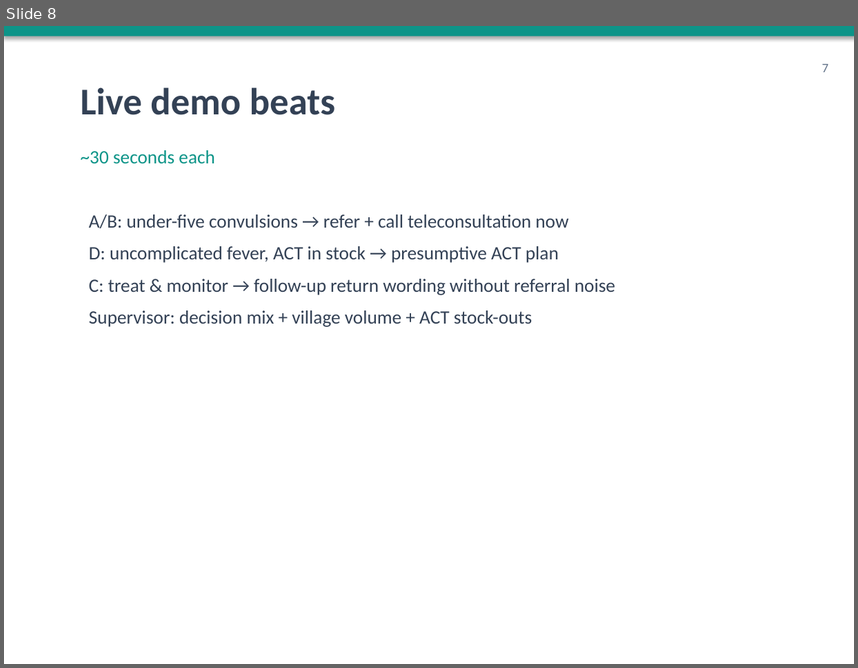
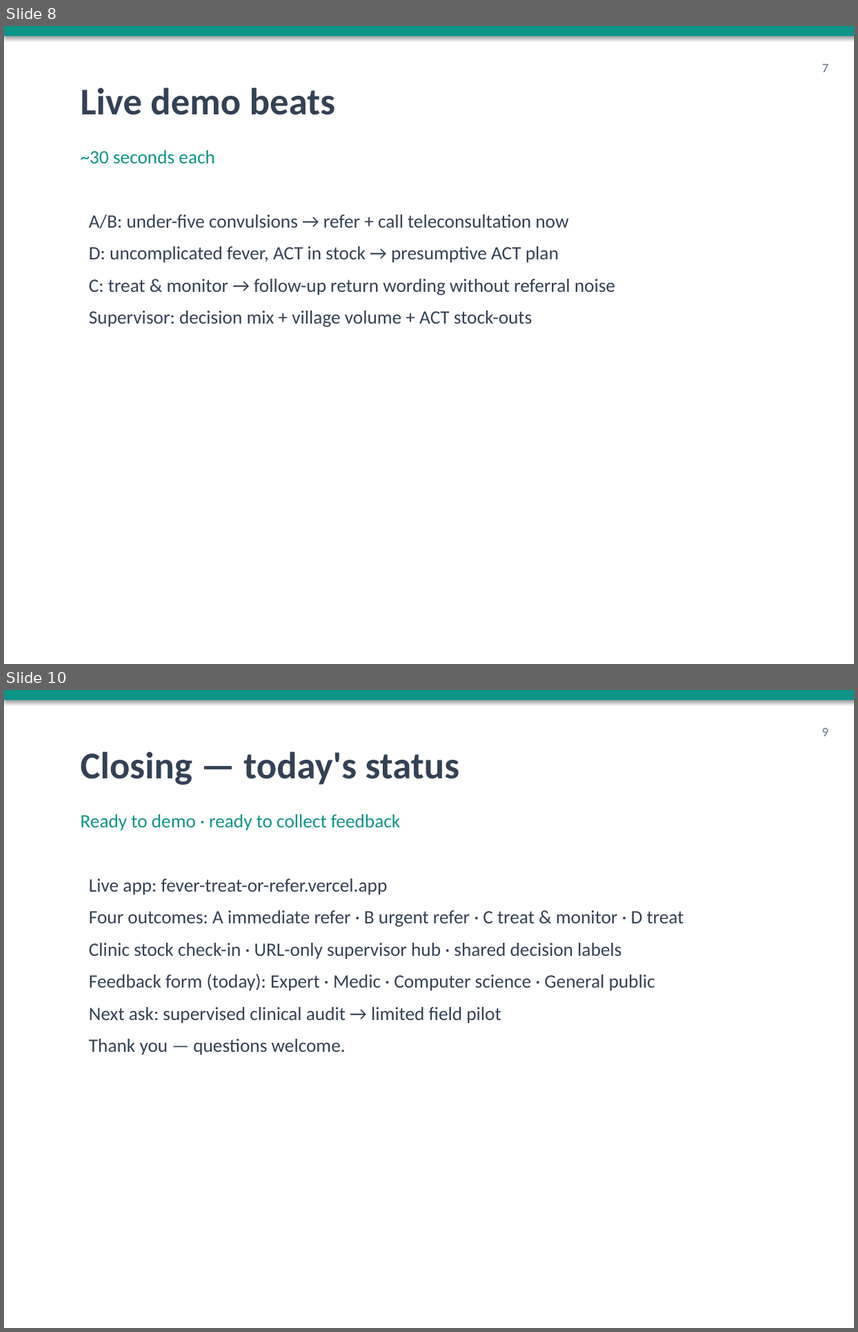
Before and after one commit to gloryprospect39-blip/FEVER-Treat-or-Refer-, a slide deck: FeverGate-5min-Pitch.pptx. Shown one above the other, each under a label of ours: slide 8 before the commit, slides 8 and 10 after it; the slides between them are not shown. The pictures are 858x668 and 858x1332 pixels, drawn with LibreOffice and Linux fonts; fonts in the diff are those of the drawing. Boxes give left, top, right and bottom in pixels: in the first picture for what was removed or moved away, otherwise in the second. Text is boxed around its words. In the diff, an @@ line names an element or a change of style, - is before the commit and + after.

```diff
--- a/FeverGate-5min-Pitch.pptx
+++ b/FeverGate-5min-Pitch.pptx
@@ slide 10 added at (4,690,854,1328), background #FFFFFF @@
@@ rectangle added at (4,690,854,700), fill #0D9488 @@
@@ text added at (822,728,829,736), 11 pt, text #64748B @@
+9
@@ text added at (81,751,459,785), 32 pt, text #334155, bold @@
+Closing — today's status
@@ text added at (81,814,400,831), 16 pt, text #0D9488 @@
+Ready to demo · ready to collect feedback
@@ text added at (89,878,684,1055), 16 pt, text #334155 @@
+Live app: fever-treat-or-refer.vercel.app
+Four outcomes: A immediate refer · B urgent refer · C treat & monitor · D treat
+Clinic stock check-in · URL-only supervisor hub · shared decision labels
+Feedback form (today): Expert · Medic · Computer science · General public
+Next ask: supervised clinical audit → limited field pilot
+Thank you — questions welcome.
```
Also in this commit, not shown: 3 slides changed, 1 other file.
